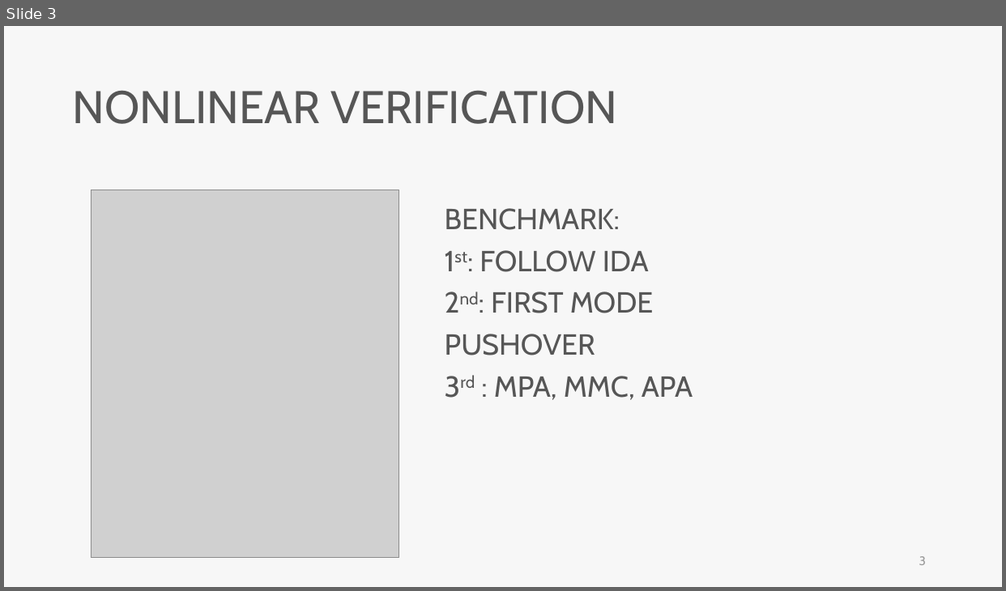
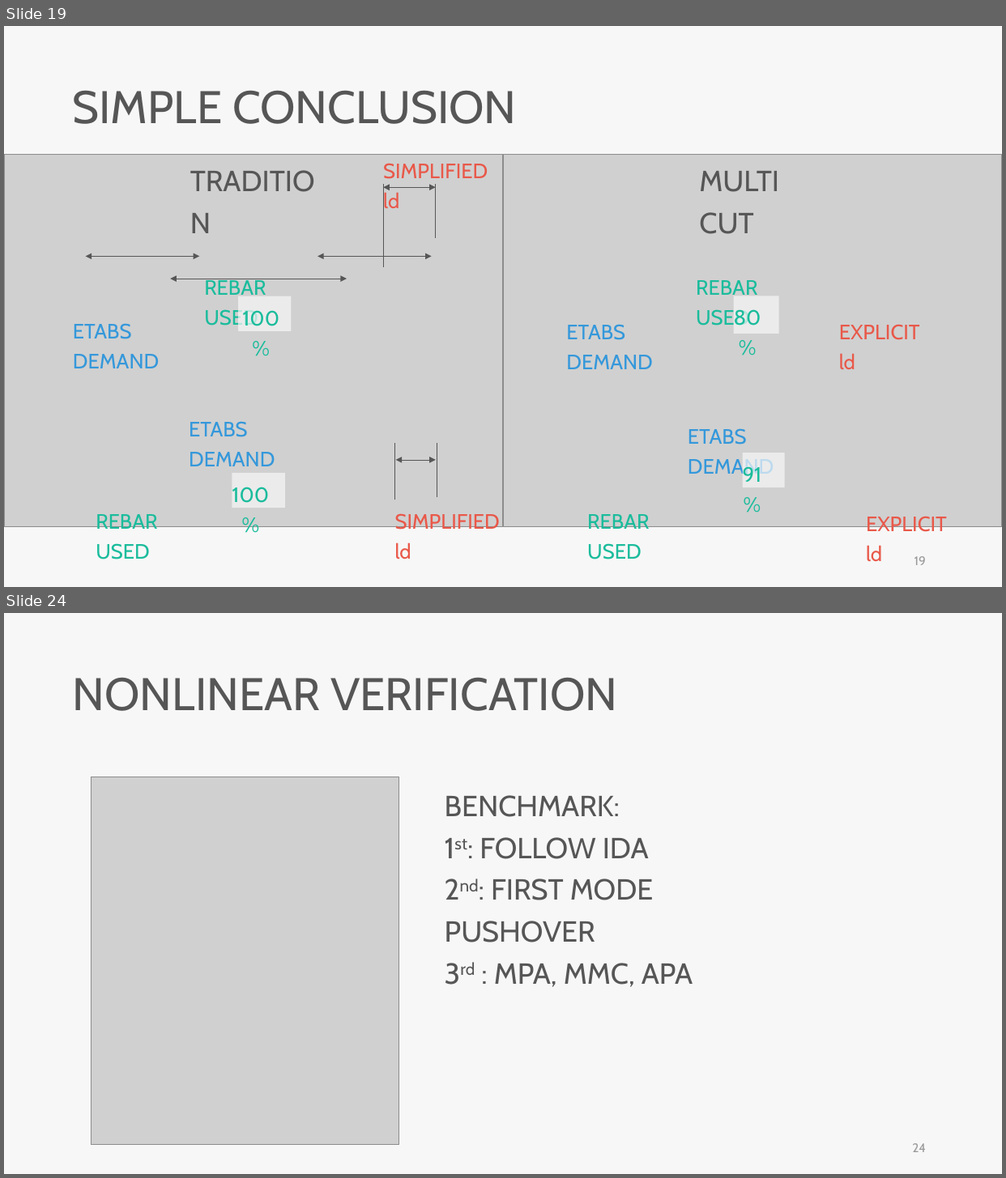
Before and after one commit to skyran1278/VbaProject, a slide deck: 20180126_SmartCut/Meeting/20181221 Meeting/20181221 Meeting.pptx. Shown one above the other, each under a label of ours: slide 3 before the commit, slides 19 and 24 after it; the slides between them are not shown. The pictures are 1006x591 and 1006x1178 pixels, drawn with LibreOffice and Linux fonts; fonts in the diff are those of the drawing; grey boxes stand for pictures. Boxes give left, top, right and bottom in pixels: in the first picture for what was removed or moved away, otherwise in the second. Text is boxed around its words. In the diff, an @@ line names an element or a change of style, - is before the commit and + after.

```diff
--- a/20180126_SmartCut/Meeting/20181221 Meeting/20181221 Meeting.pptx
+++ b/20180126_SmartCut/Meeting/20181221 Meeting/20181221 Meeting.pptx
@@ slide 19 added at <box>4,26,1002,587</box>, background #F7F7F7 @@
@@ text added at <box>73,90,517,124</box>, 44 pt, text #565656 @@
+SIMPLE CONCLUSION
@@ picture added at <box>4,155,503,527</box> @@
@@ text added at <box>190,152,339,198</box>, 28 pt, text #565656 @@
+TRADITION
@@ text added at <box>383,163,488,212</box>, 20 pt, text #E95849 @@
+SIMPLIFIED ld
@@ picture added at <box>503,155,1002,527</box> @@
@@ text added at <box>699,171,779,234</box>, 28 pt, text #565656 @@
+MULTI CUT
@@ double arrow added from (384, 188) to (436, 188), #565656 0.5 pt @@
@@ line added from (384, 184) to (384, 267), #565656 0.5 pt @@
@@ line added from (436, 184) to (436, 238), #565656 0.5 pt @@
@@ double arrow added from (86, 257) to (199, 257), #565656 0.5 pt @@
@@ double arrow added from (317, 257) to (432, 257), #565656 0.5 pt @@
@@ double arrow added from (170, 279) to (347, 279), #565656 0.5 pt @@
@@ text added at <box>204,279,266,327</box>, 20 pt, text #1ABC9C @@
+REBAR USED
@@ text added at <box>696,280,757,326</box>, 20 pt, text #1ABC9C @@
+REBAR USED
@@ rectangle added at <box>238,297,292,331</box>, fill #F7F7F7 at 70% opacity, 20 pt, text #1ABC9C @@
+100%
@@ rectangle added at <box>734,297,780,334</box>, fill #F7F7F7 at 70% opacity, 20 pt, text #1ABC9C @@
+80%
@@ text added at <box>73,323,159,369</box>, 20 pt, text #3498DB @@
+ETABS DEMAND
@@ text added at <box>566,324,652,369</box>, 20 pt, text #3498DB @@
+ETABS DEMAND
@@ text added at <box>839,324,920,369</box>, 20 pt, text #E95849 @@
+EXPLICIT ld
@@ text added at <box>189,421,275,467</box>, 20 pt, text #3498DB @@
+ETABS DEMAND
@@ text added at <box>688,429,774,478</box>, 20 pt, text #3498DB @@
+ETABS DEMAND
@@ line added from (394, 444) to (394, 501), #565656 0.5 pt @@
@@ double arrow added from (395, 460) to (436, 460), #565656 0.5 pt @@
@@ line added from (437, 444) to (437, 497), #565656 0.5 pt @@
@@ rectangle added at <box>743,453,785,488</box>, fill #F7F7F7 at 70% opacity, 20 pt, text #1ABC9C @@
+91%
@@ rectangle added at <box>232,473,286,508</box>, fill #F7F7F7 at 70% opacity, 20 pt, text #1ABC9C @@
+100%
@@ text added at <box>96,514,157,560</box>, 20 pt, text #1ABC9C @@
+REBAR USED
@@ text added at <box>395,514,500,560</box>, 20 pt, text #E95849 @@
+SIMPLIFIED ld
@@ text added at <box>587,514,649,560</box>, 20 pt, text #1ABC9C @@
+REBAR USED
@@ text added at <box>866,516,947,561</box>, 20 pt, text #E95849 @@
+EXPLICIT ld
@@ page number added at <box>914,557,926,565</box>, 12 pt, text #9A9A9A @@
+19
@@ what was slide 3 is now slide 24 @@
@@ page number at <box>912,1144,926,1152</box>: text changed @@
-3
+24
```
Also in this commit, not shown: 1 slide changed, 20 other slides added.
